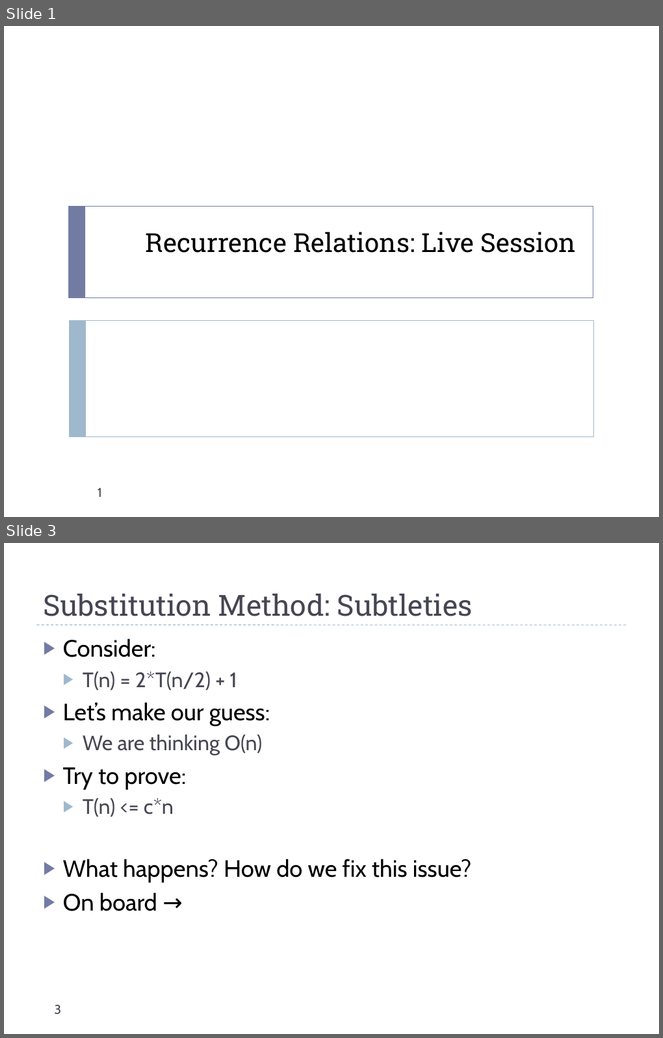
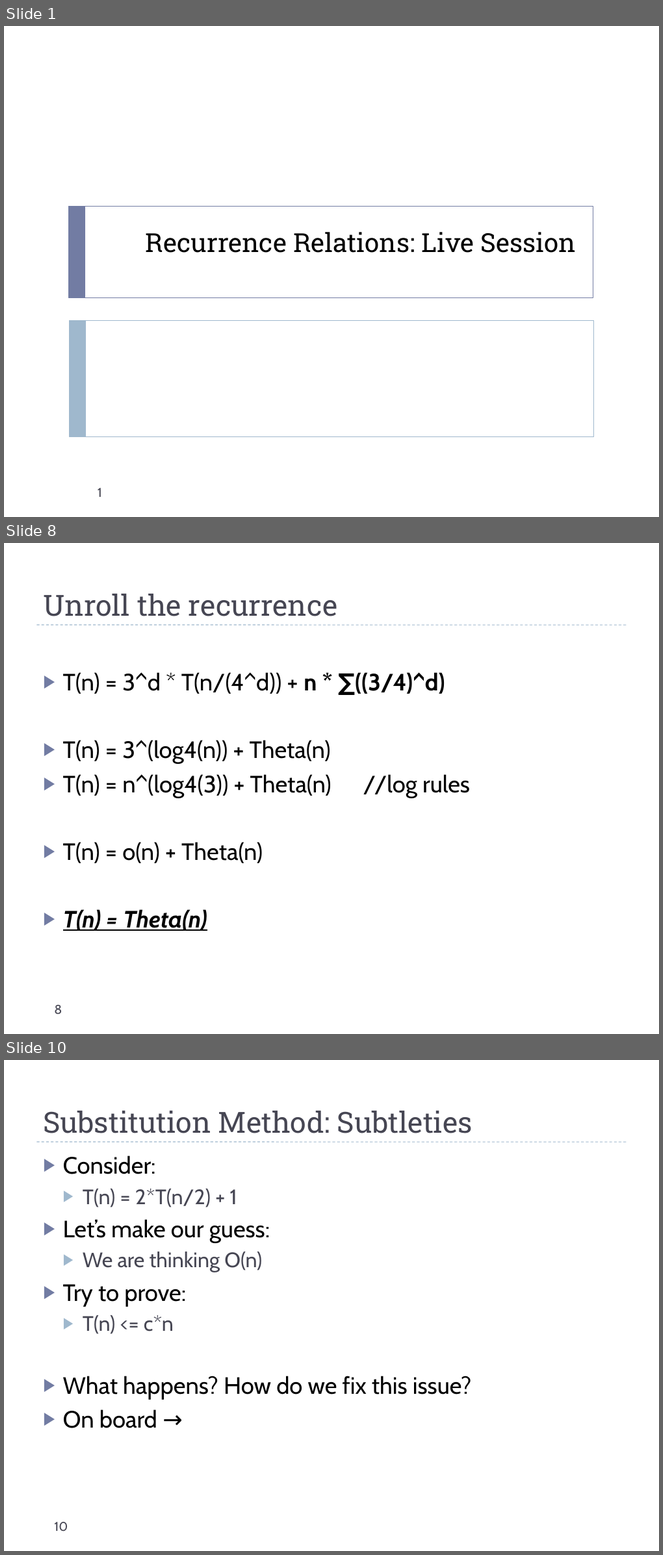
Before and after one commit to uva-cs/cs4102-f21, a slide deck: slides/recurrences_live.pptx. Shown one above the other, each under a label of ours: slides 1 and 3 before the commit, slides 1, 8 and 10 after it; the slides between them are not shown. The pictures are 663x1038 and 663x1555 pixels, drawn with LibreOffice and Linux fonts; fonts in the diff are those of the drawing. Boxes give left, top, right and bottom in pixels: in the first picture for what was removed or moved away, otherwise in the second. Text is boxed around its words. In the diff, an @@ line names an element or a change of style, - is before the commit and + after.

```diff
--- a/slides/recurrences_live.pptx
+++ b/slides/recurrences_live.pptx
@@ slide 8 added at [4,543,659,1034], background #FFFFFF; not listed: 1 template element that a slide beside it also shows @@
@@ title added at [43,594,337,616], 32 pt, text #464653 @@
+Unroll the recurrence
@@ text added at [63,672,445,931], 26 pt, text #000000 @@
+▶ T(n) = 3^d * T(n/(4^d)) + n * ∑((3/4)^d)
+▶ T(n) = 3^(log4(n)) + Theta(n)
+▶ T(n) = n^(log4(3)) + Theta(n) //log rules
+▶ T(n) = o(n) + Theta(n)
+▶ T(n) = Theta(n)
@@ page number added at [54,1005,62,1014], 14 pt, text #464653 @@
+8
@@ what was slide 3 is now slide 10 @@
@@ page number at [54,1522,68,1532]: text changed @@
-3
+10
```
Also in this commit, not shown: 3 slides changed, 12 other slides added, 1 slide removed, 1 other file.
